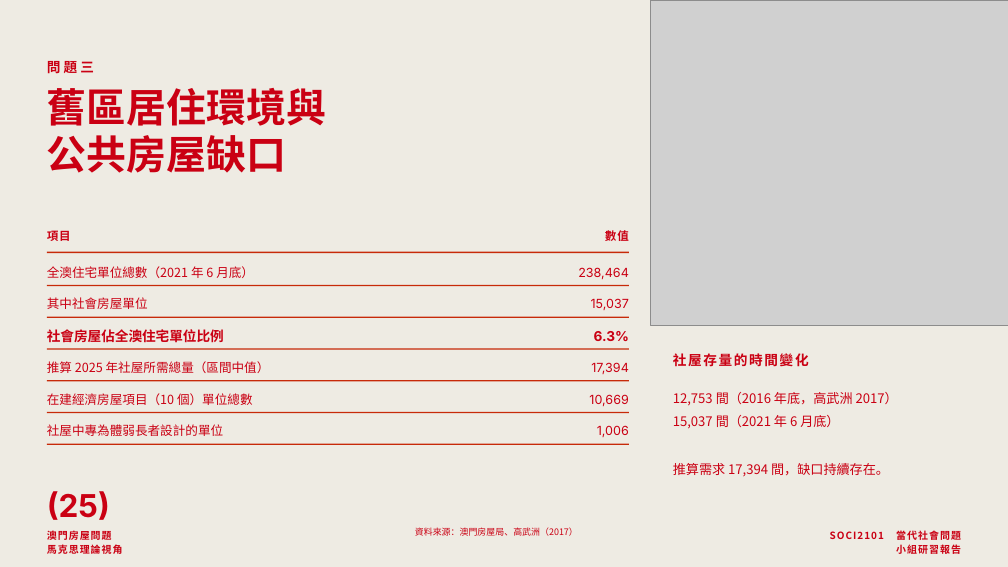
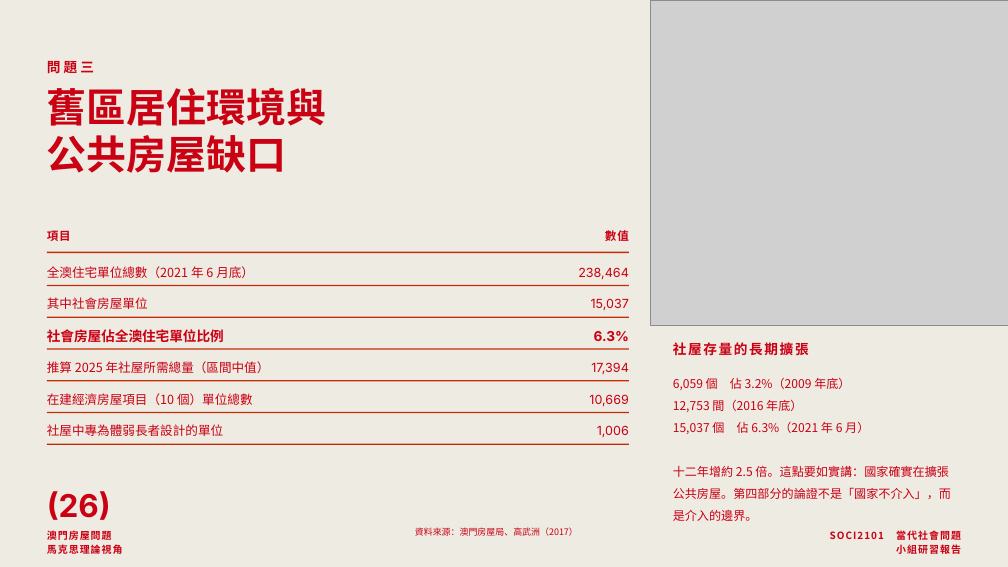
Before and after one commit to lammkiii/-, a slide deck: slide 26 of macau-housing-report/澳門房屋問題-小組研習報告.pptx (slide 25 before the commit). Drawn at 1008x567 pixels with LibreOffice and Linux fonts; fonts in the diff are those of the drawing; grey boxes stand for pictures. Boxes give left, top, right and bottom in pixels: in the first picture for what was removed or moved away, otherwise in the second. Text is boxed around its words. In the diff, an @@ line names an element or a change of style, - is before the commit and + after.

```diff
--- a/macau-housing-report/澳門房屋問題-小組研習報告.pptx
+++ b/macau-housing-report/澳門房屋問題-小組研習報告.pptx
@@ text at bbox=[673, 342, 809, 355]: text changed @@
-社屋存量的時間變化
+社屋存量的長期擴張
@@ text at bbox=[673, 375, 951, 521]: text changed; size 12.5 to 11.5 pt @@
-12,753 間（2016 年底，高武洲 2017）
-15,037 間（2021 年 6 月底）
-推算需求 17,394 間，缺口持續存在。
+6,059 個 佔 3.2%（2009 年底）
+12,753 間（2016 年底）
+15,037 個 佔 6.3%（2021 年 6 月）
+十二年增約 2.5 倍。這點要如實講：國家確實在擴張公共房屋。第四部分的論證不是「國家不介入」，而是介入的邊界。
@@ text at bbox=[47, 491, 111, 520]: text changed @@
-(25)
+(26)
```
Also in this commit, not shown: 40 other slides changed, 2 slides added, 8 other files.
